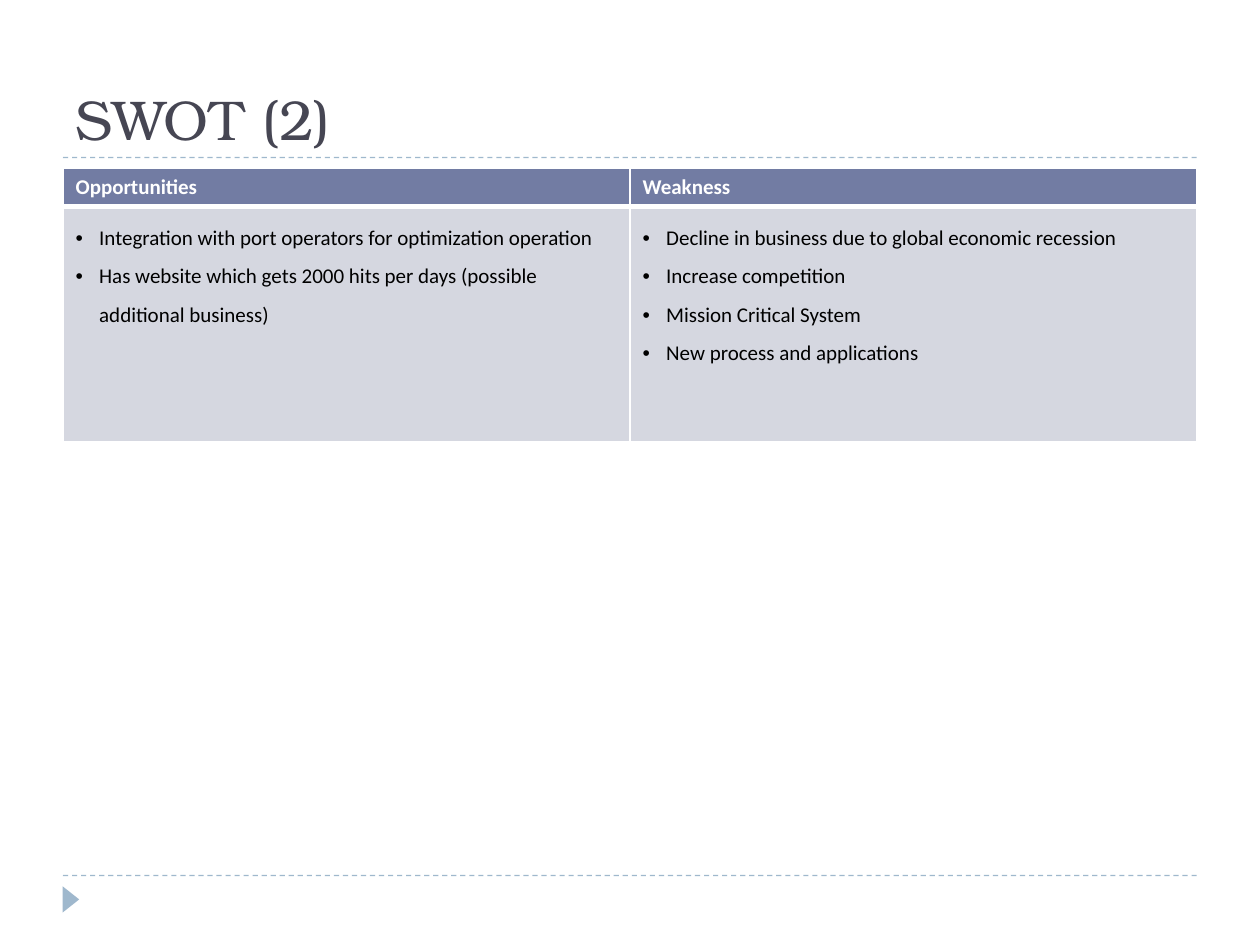
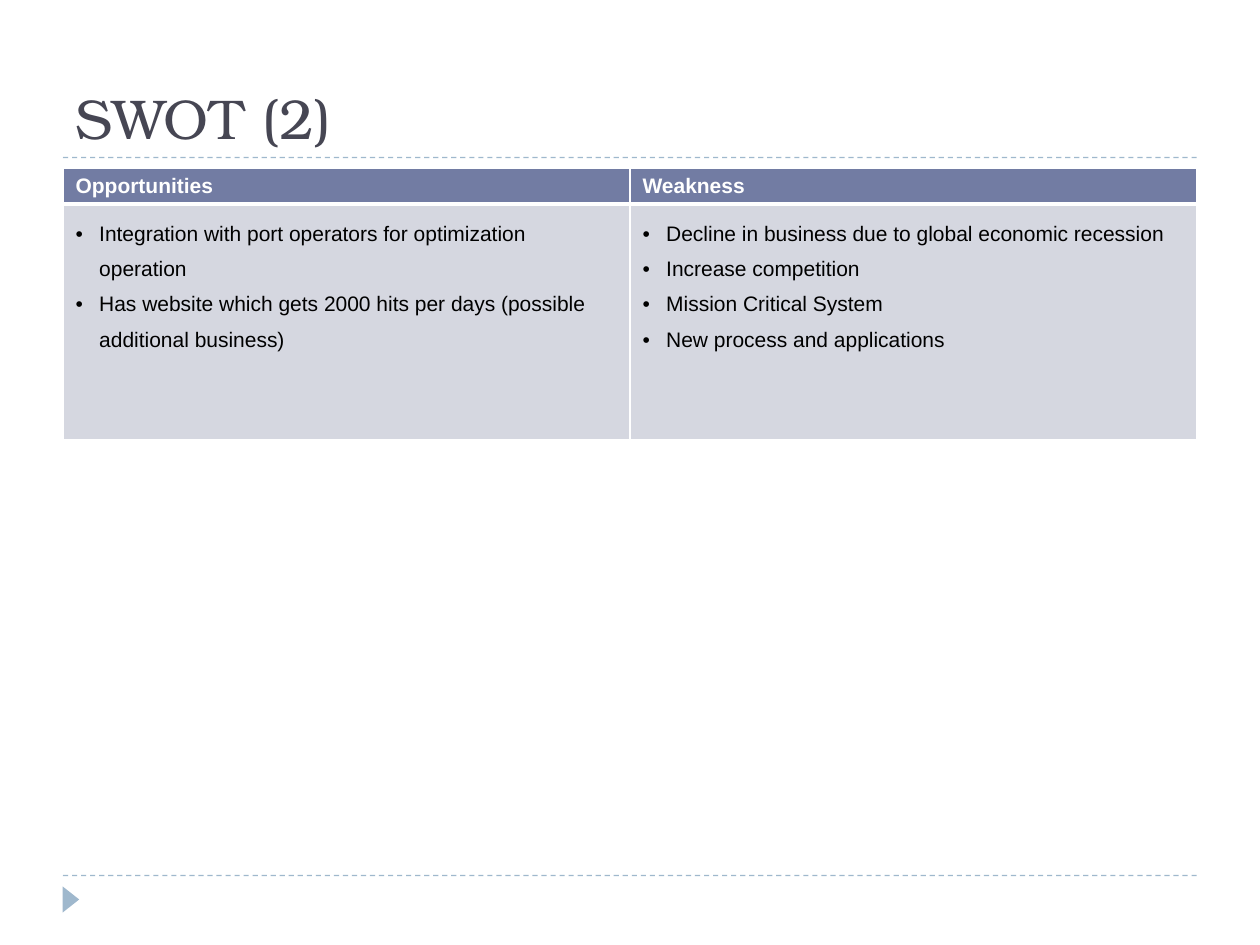
Before and after one commit to windieccf/t1-shipping, a slide deck: slide 15 of Enterprise Architech Presentation.pptx. Drawn at 1260x945 pixels with LibreOffice and Linux fonts; fonts in the diff are those of the drawing. Boxes give left, top, right and bottom in pixels: in the first picture for what was removed or moved away, otherwise in the second. Text is boxed around its words. In the diff, an @@ line names an element or a change of style, - is before the commit and + after.

```diff
--- a/Enterprise Architech Presentation.pptx
+++ b/Enterprise Architech Presentation.pptx
@@ table at box(63, 168, 1197, 441) @@
@@ font Calibri to Arial @@
```
Also in this commit, not shown: 8 other slides changed, 1 slide added.
